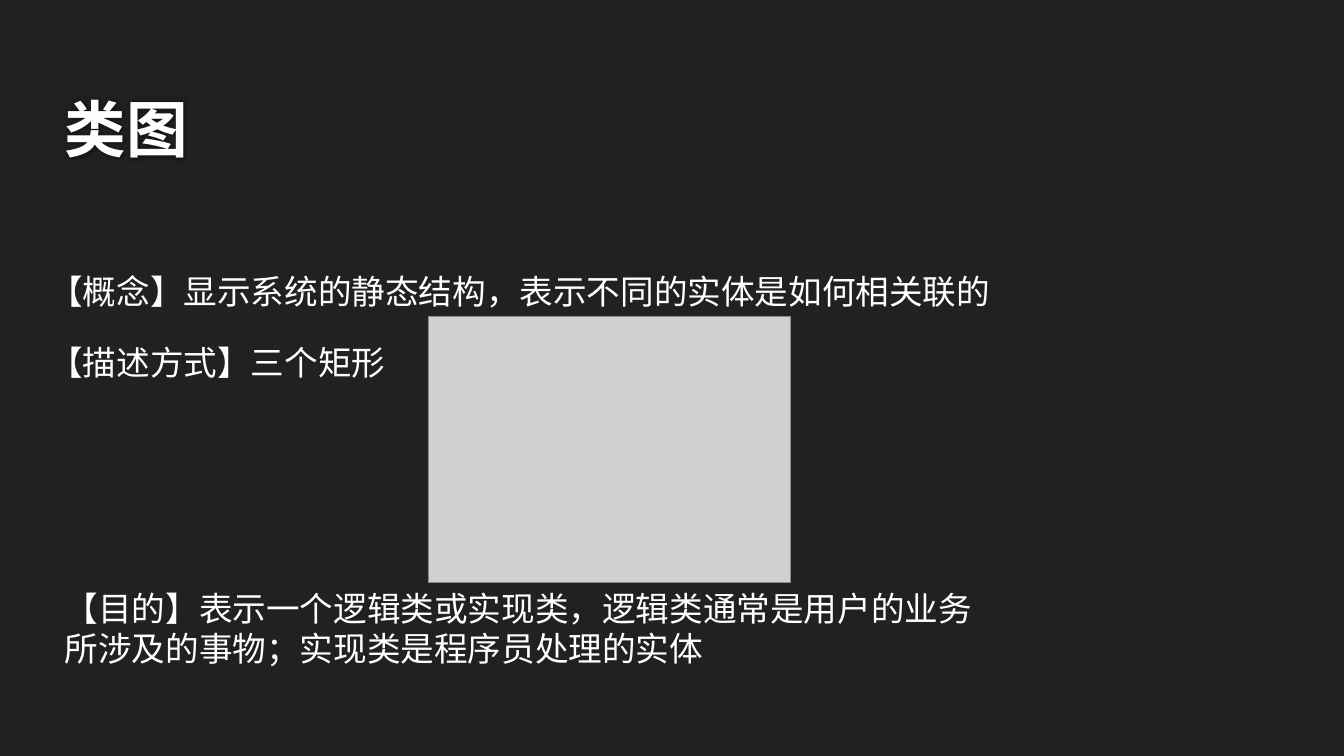
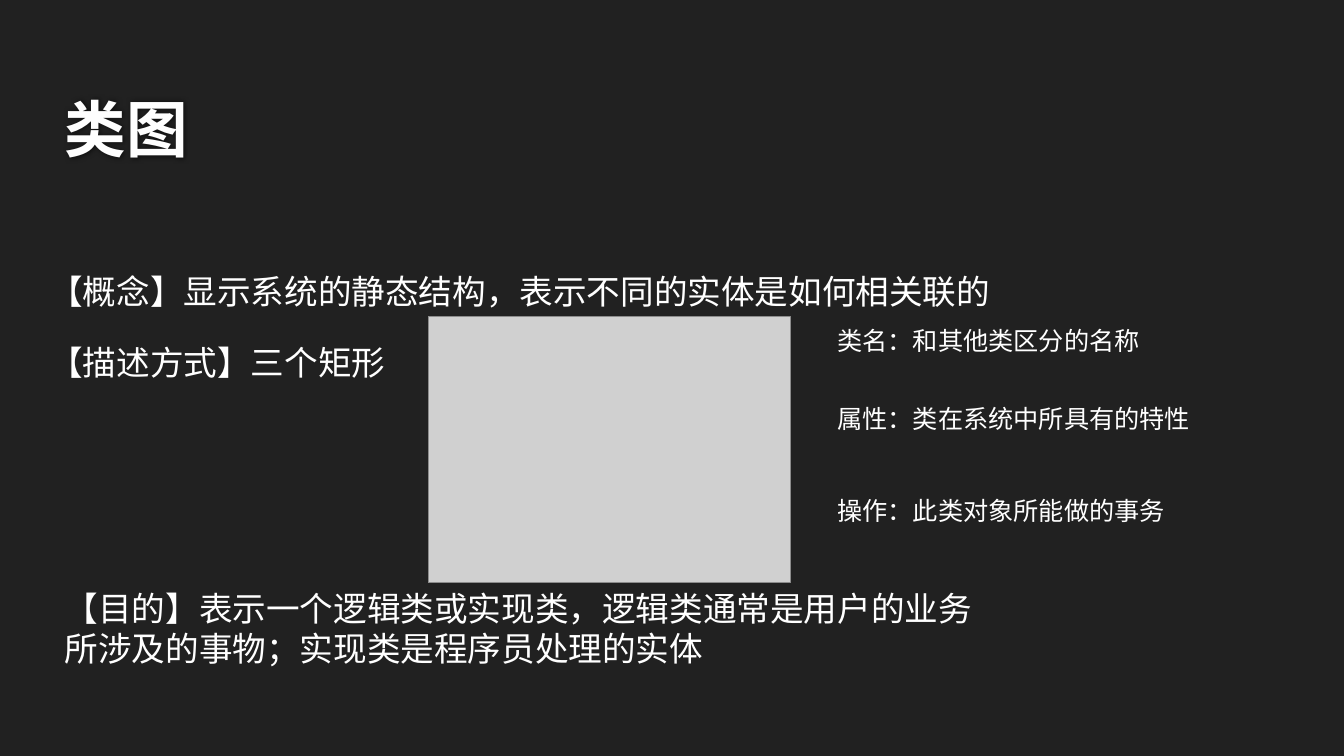
Before and after one commit to twn422/PRD2017, a slide deck: slide 10 of PRD-2017-G24/STW/非受控文件/翻转课堂作业/UML基础1/UML基础Ⅰ.pptx. Drawn at 1344x756 pixels with LibreOffice and Linux fonts; fonts in the diff are those of the drawing; grey boxes stand for pictures; background and template pictures are left out. Boxes give left, top, right and bottom in pixels: in the first picture for what was removed or moved away, otherwise in the second. Text is boxed around its words. In the diff, an @@ line names an element or a change of style, - is before the commit and + after.

```diff
--- a/PRD-2017-G24/STW/非受控文件/翻转课堂作业/UML基础1/UML基础Ⅰ.pptx
+++ b/PRD-2017-G24/STW/非受控文件/翻转课堂作业/UML基础1/UML基础Ⅰ.pptx
@@ text added at (x1=837, y1=329, x2=1139, y2=352), 18 pt, text #FFFFFF @@
+类名：和其他类区分的名称
@@ text added at (x1=837, y1=406, x2=1190, y2=430), 18 pt, text #FFFFFF @@
+属性：类在系统中所具有的特性
@@ text added at (x1=837, y1=499, x2=1165, y2=522), 18 pt, text #FFFFFF @@
+操作：此类对象所能做的事务
```
Also in this commit, not shown: 3 other slides changed, 2 other files.
